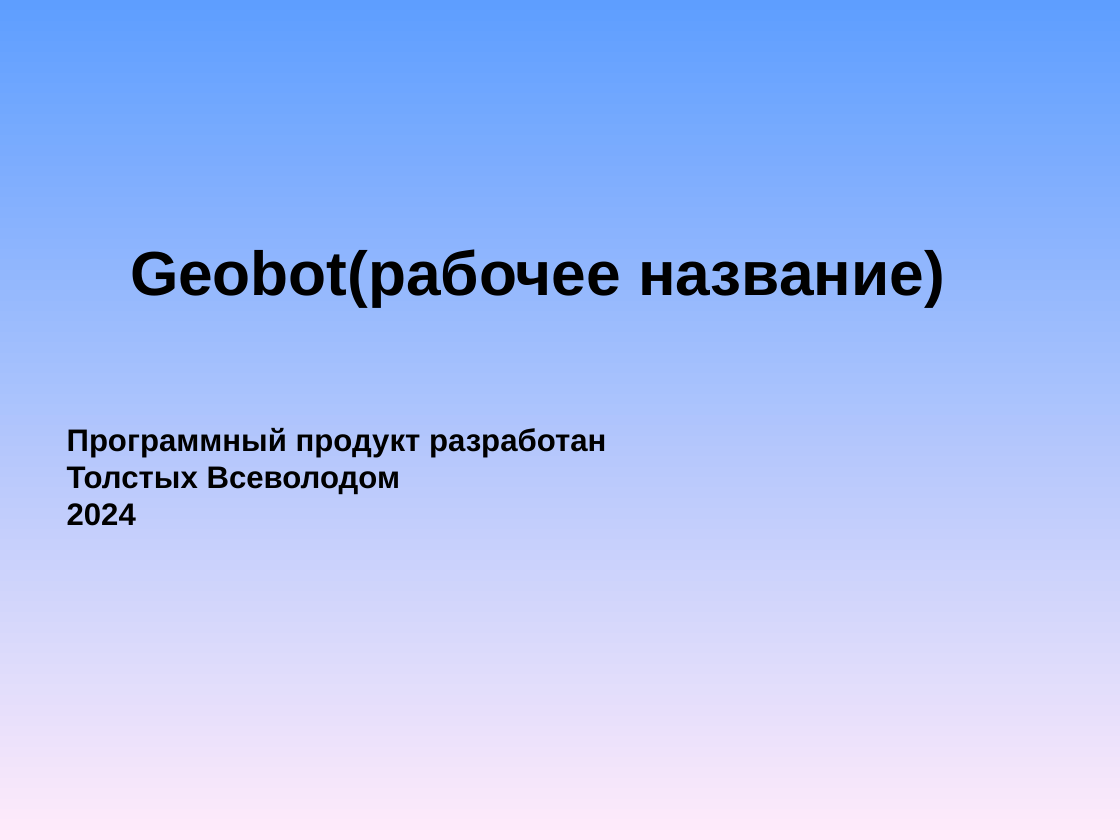
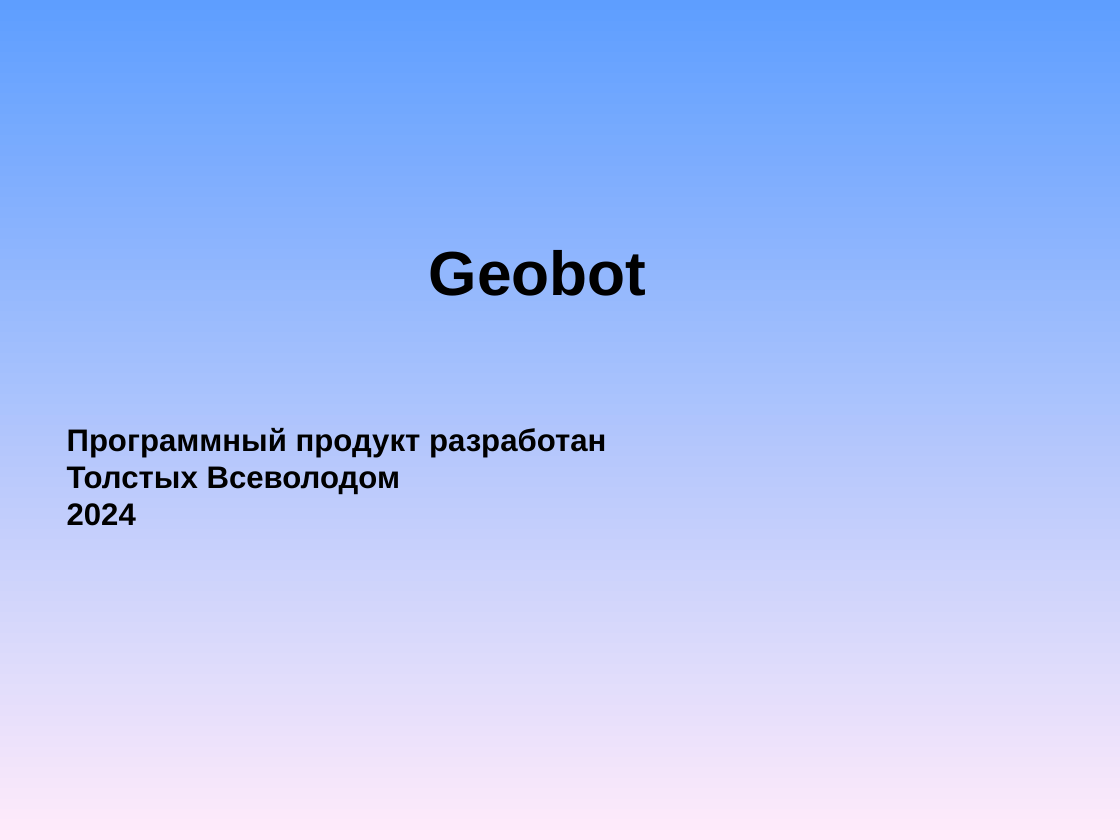
Before and after one commit to AverageEnjoyer2/geobotproject, a slide deck: slide 1 of презентация.ppt. Drawn at 1120x840 pixels with LibreOffice and Linux fonts; fonts in the diff are those of the drawing. Boxes give left, top, right and bottom in pixels: in the first picture for what was removed or moved away, otherwise in the second. Text is boxed around its words. In the diff, an @@ line names an element or a change of style, - is before the commit and + after.

```diff
--- a/презентация.ppt
+++ b/презентация.ppt
@@ text at box(429, 250, 647, 296): text changed @@
-Geobot(рабочее название)
+Geobot
```
Also in this commit, not shown: 1 other slide changed, 10 slides added, 3 other files.
